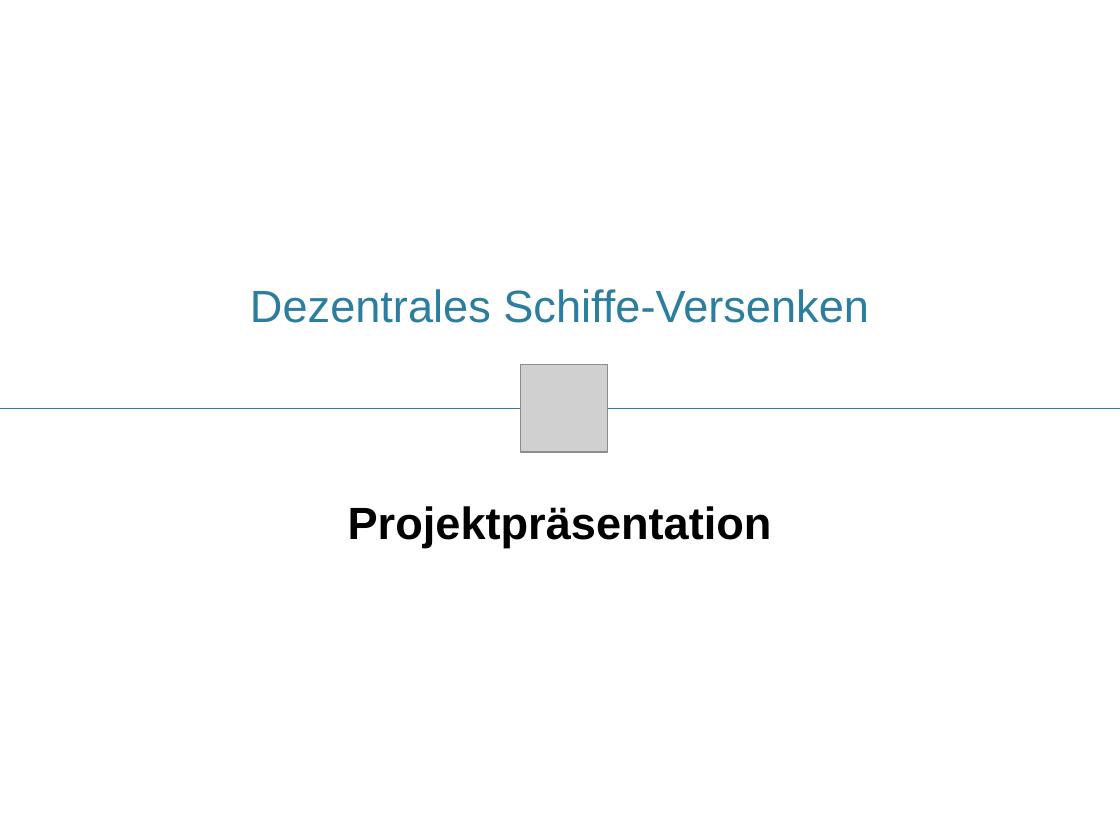
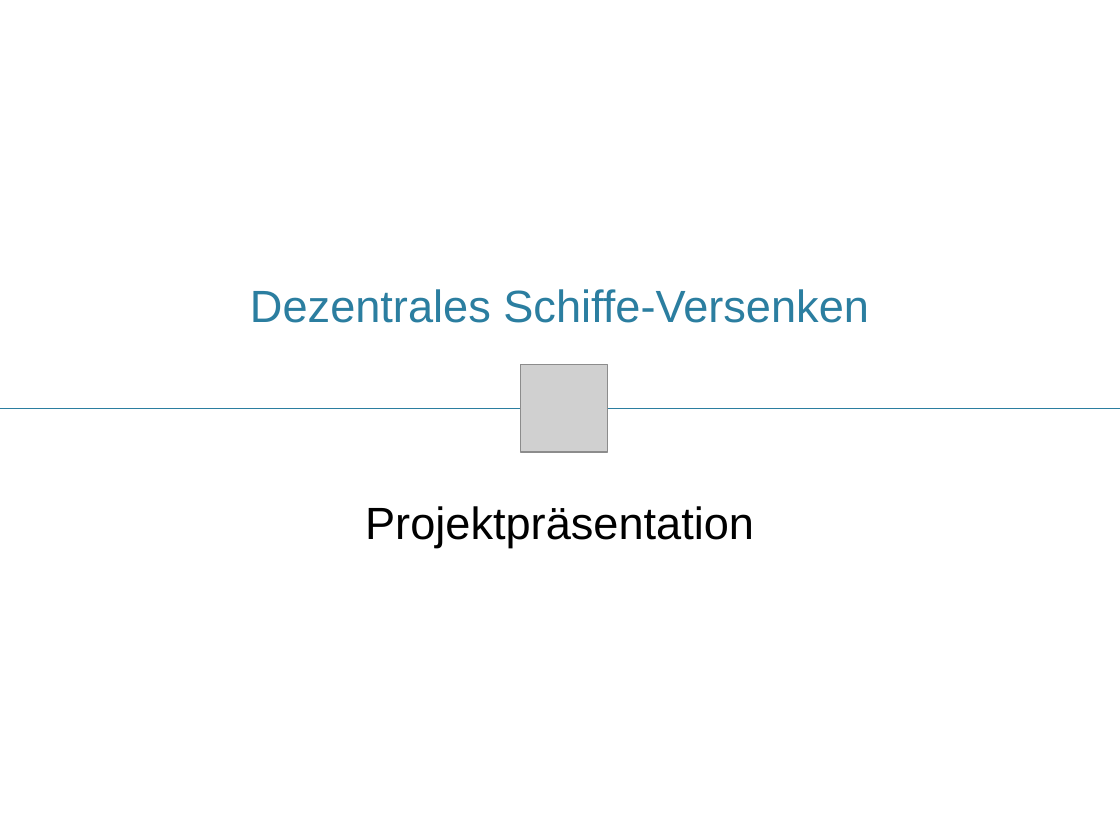
Before and after one commit to schiffchen/documentation, a slide deck: slide 1 of Praesentation/Projektpraesentation.odp. Drawn at 1120x840 pixels with LibreOffice and Linux fonts; fonts in the diff are those of the drawing; grey boxes stand for pictures; background and template pictures are left out. Boxes give left, top, right and bottom in pixels: in the first picture for what was removed or moved away, otherwise in the second. Text is boxed around its words. In the diff, an @@ line names an element or a change of style, - is before the commit and + after.

Commit message:
Changed Fonts, added Address format

```diff
--- a/Praesentation/Projektpraesentation.odp
+++ b/Praesentation/Projektpraesentation.odp
@@ subtitle at [365, 506, 754, 547]: bold off in "Projektpräsentation" @@
```
Also in this commit, not shown: 4 other slides changed, 1 slide added.
